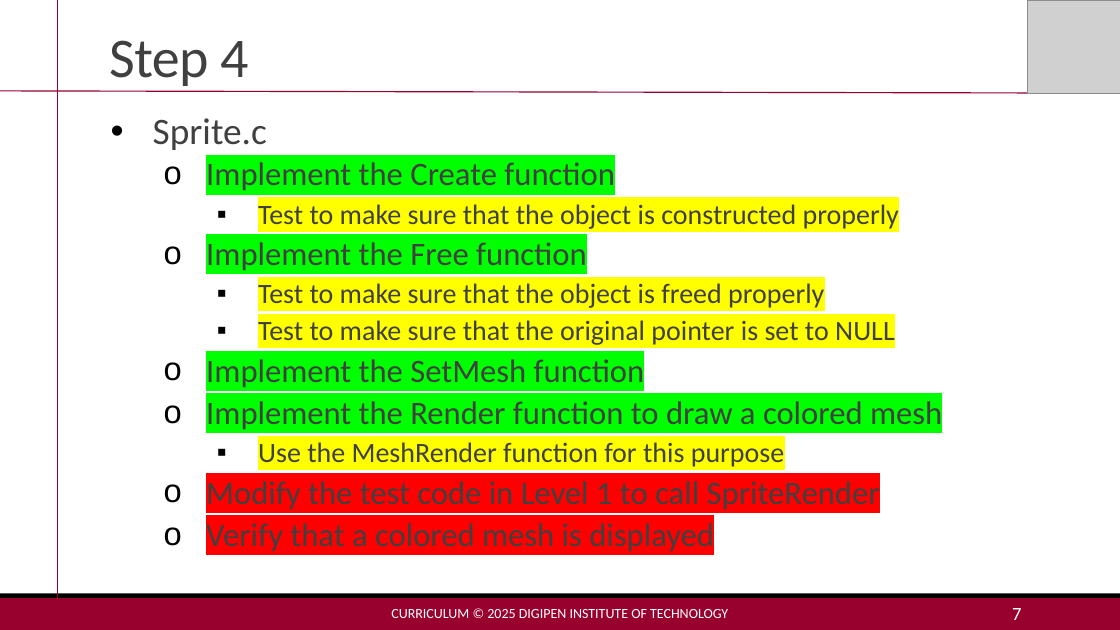
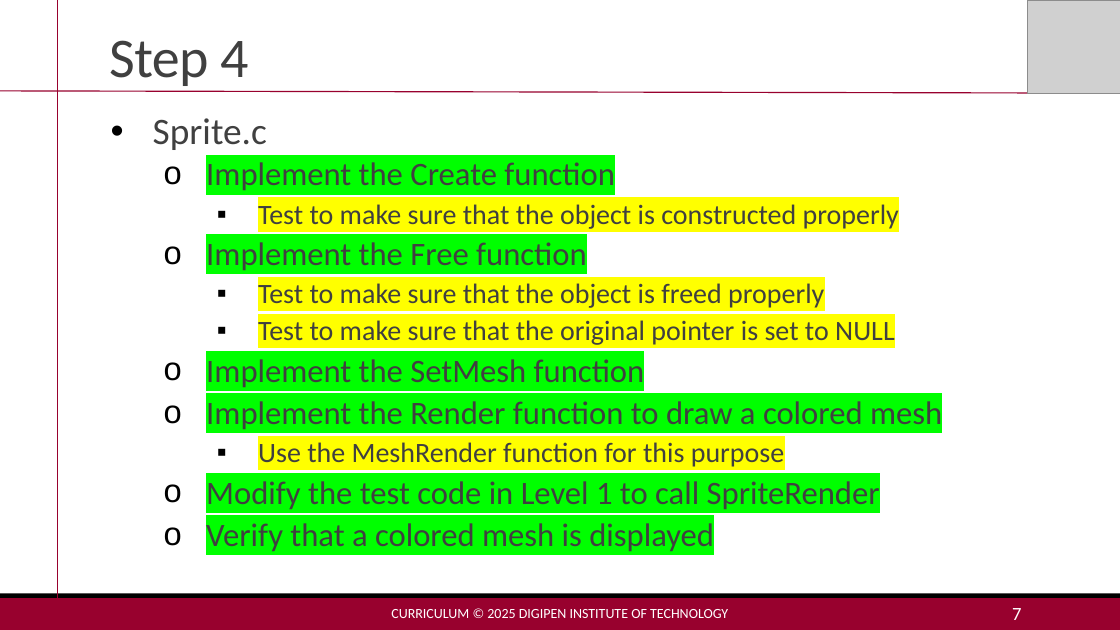
Before and after one commit to MakoJBryant/cs-230-project-game-engine, a slide deck: slide 7 of Project2-Lecture.pptx. Drawn at 1120x630 pixels with LibreOffice and Linux fonts; fonts in the diff are those of the drawing; grey boxes stand for pictures. Boxes give left, top, right and bottom in pixels: in the first picture for what was removed or moved away, otherwise in the second. Text is boxed around its words. In the diff, an @@ line names an element or a change of style, - is before the commit and + after.

```diff
--- a/Project2-Lecture.pptx
+++ b/Project2-Lecture.pptx
@@ text at <box>206,481,880,552</box>: highlight #FF0000 to #00FF00 in "Modify the test code in Level 1 ...", "Verify that a colored mesh is displayed" @@
```
Also in this commit, not shown: 3 other slides changed, 4 other files.
